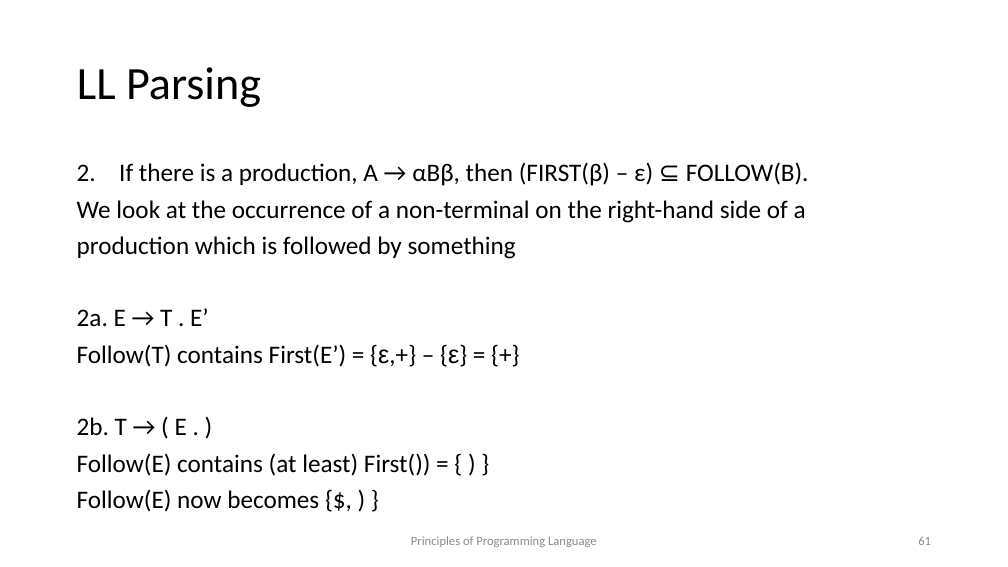
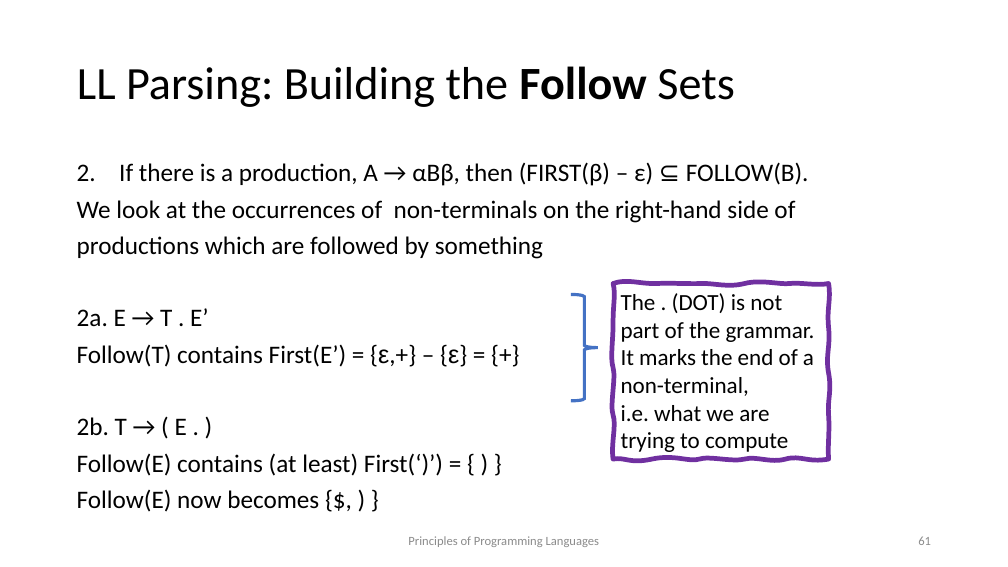
Before and after one commit to kongm/pl-design, a slide deck: slide 61 of syntax.pptx. Drawn at 1008x567 pixels with LibreOffice and Linux fonts; fonts in the diff are those of the drawing. Boxes give left, top, right and bottom in pixels: in the first picture for what was removed or moved away, otherwise in the second. Text is boxed around its words. In the diff, an @@ line names an element or a change of style, - is before the commit and + after.

```diff
--- a/syntax.pptx
+++ b/syntax.pptx
@@ title at [77, 66, 734, 107]: text changed @@
-LL Parsing
+LL Parsing: Building the Follow Sets
@@ text at [77, 200, 795, 259]: text changed @@
-We look at the occurrence of a non-terminal on the right-hand side of a production which is followed by something
+We look at the occurrences of non-terminals on the right-hand side of productions which are followed by something
@@ right brace added at [571, 294, 598, 401], outline #4472C4 3 pt @@
@@ freeform shape added at [613, 284, 829, 459], outline #7030A0 4.5 pt, 22 pt, text #000000 @@
+The . (DOT) is not part of the grammar.
+It marks the end of a
+non-terminal,
+i.e. what we are trying to compute
@@ text at [77, 453, 443, 476]: text changed @@
-Follow(E) contains (at least) First()) = { ) }
+Follow(E) contains (at least) First(‘)’) = { ) }
@@ text at [408, 536, 599, 547]: text changed @@
-Principles of Programming Language
+Principles of Programming Languages
```
Also in this commit, not shown: 75 other slides changed, 3 slides added, 1 other file.
